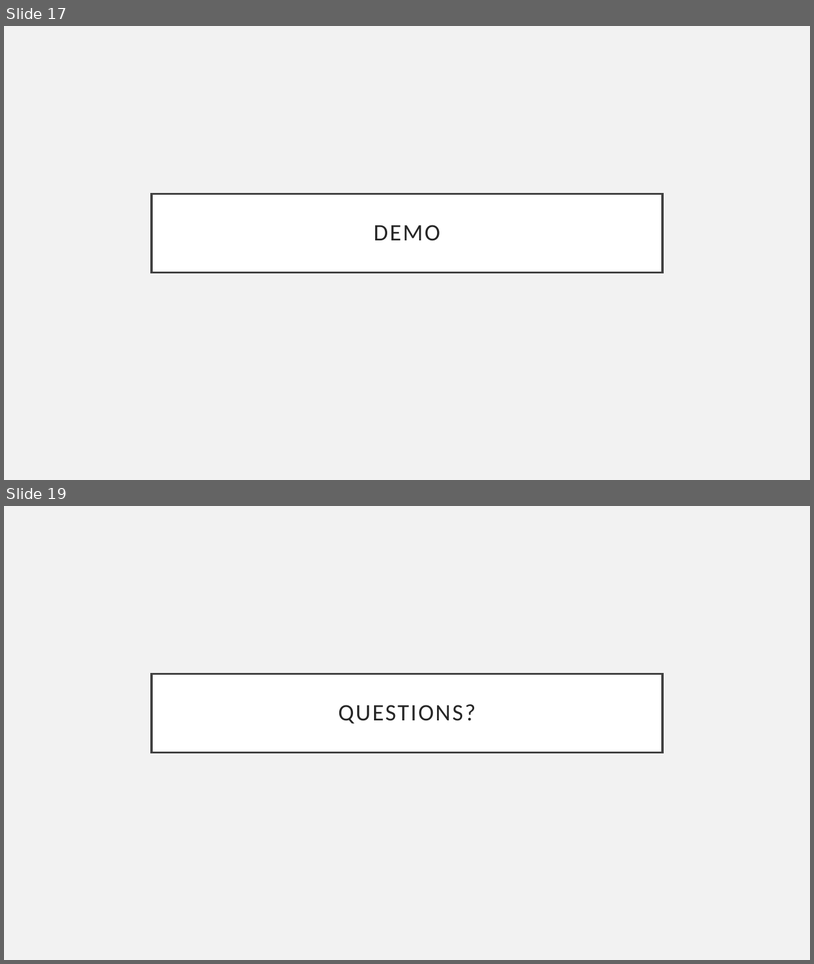
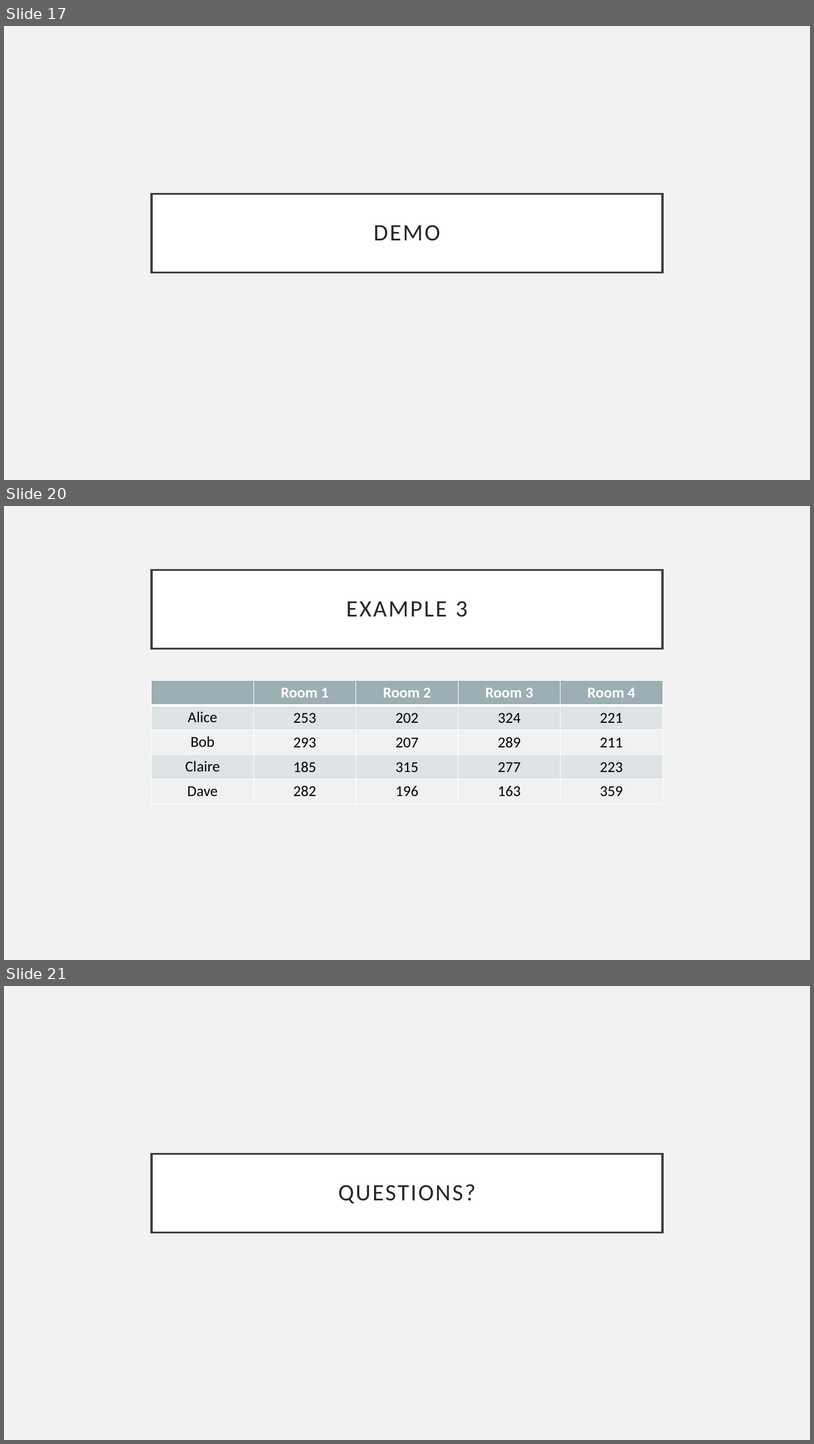
Before and after one commit to tanvinerkar/fair-rent-division, a slide deck: final-ppt.pptx. Shown one above the other, each under a label of ours: slides 17 and 19 before the commit, slides 17, 20 and 21 after it; the slides between them are not shown. The pictures are 814x964 and 814x1444 pixels, drawn with LibreOffice and Linux fonts; fonts in the diff are those of the drawing. Boxes give left, top, right and bottom in pixels: in the first picture for what was removed or moved away, otherwise in the second. Text is boxed around its words. In the diff, an @@ line names an element or a change of style, - is before the commit and + after.

```diff
--- a/final-ppt.pptx
+++ b/final-ppt.pptx
@@ slide 20 added at <box>4,506,810,960</box>, background #F2F2F2 @@
@@ title added at <box>152,570,663,648</box>, fill #FFFFFF, outline #404040 2.5 pt, 28 pt, text #262626 @@
+EXAMPLE 3
@@ table added at <box>152,681,663,804</box>, 5 rows, 5 columns @@
+ | Room 1 | Room 2 | Room 3 | Room 4
+Alice | 253 | 202 | 324 | 221
+Bob | 293 | 207 | 289 | 211
+Claire | 185 | 315 | 277 | 223
+Dave | 282 | 196 | 163 | 359
@@ what was slide 19 is now slide 21 @@
```
Also in this commit, not shown: 3 slides changed, 1 other slide added, 2 other files.
